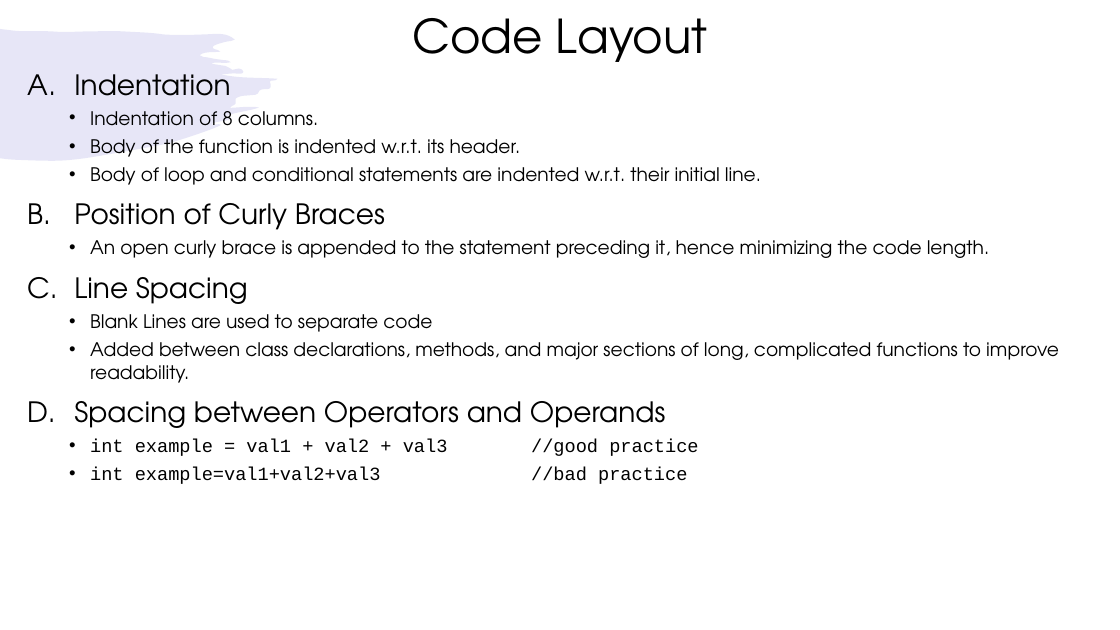
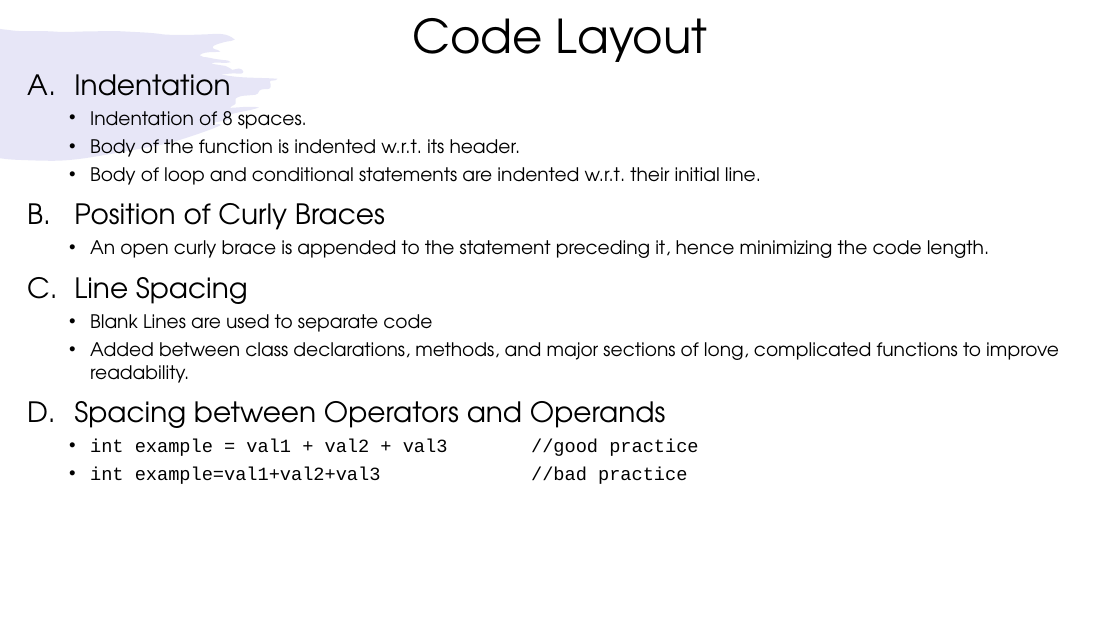
Before and after one commit to pulkitkkr/SOEN-6441-Adv-Programming-Warzone-Game, a slide deck: slide 3 of documentation/Build #1 - Coding Conventions.pptx. Drawn at 1120x630 pixels with LibreOffice and Linux fonts; fonts in the diff are those of the drawing. Boxes give left, top, right and bottom in pixels: in the first picture for what was removed or moved away, otherwise in the second. Text is boxed around its words. In the diff, an @@ line names an element or a change of style, - is before the commit and + after.

```diff
--- a/documentation/Build #1 - Coding Conventions.pptx
+++ b/documentation/Build #1 - Coding Conventions.pptx
@@ text at box(90, 111, 307, 129): text changed @@
-  • Indentation of 8 columns.
+  • Indentation of 8 spaces.
```
Also in this commit, not shown: 1 other slide changed, 1 slide added, 2 other files.
